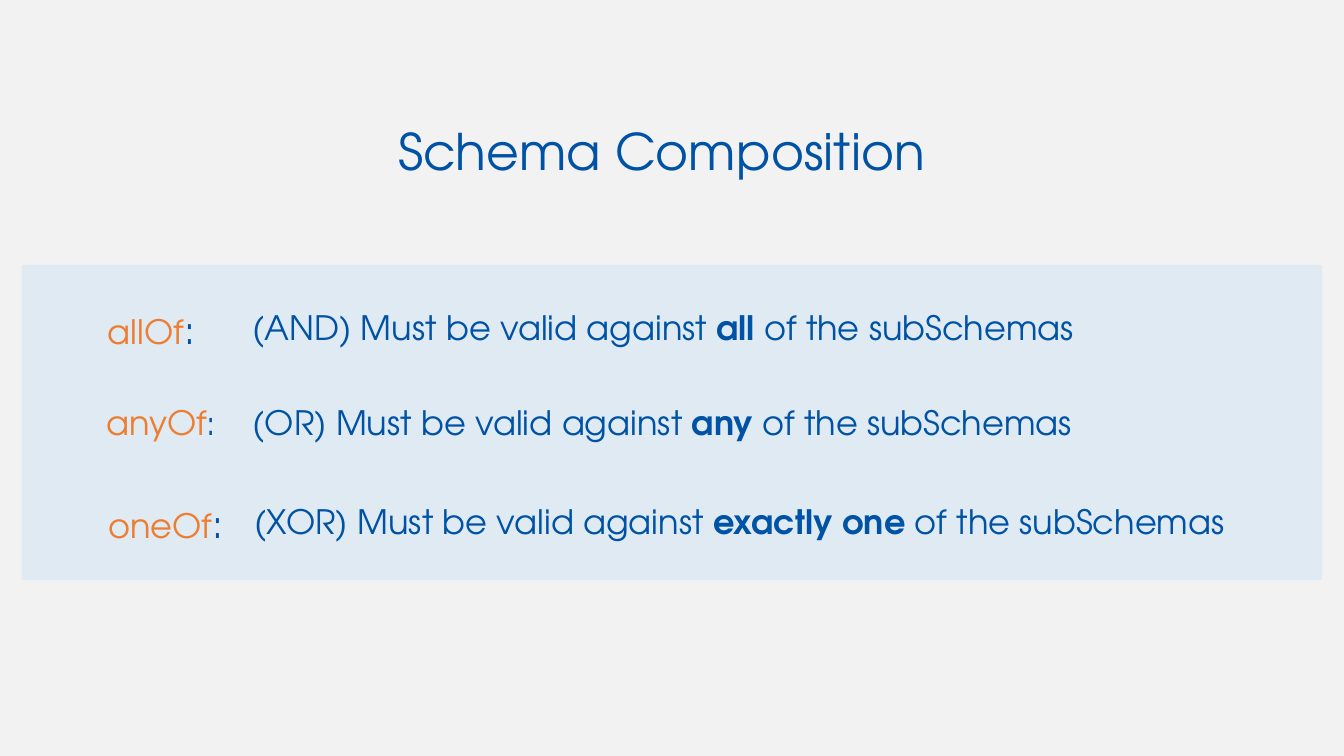
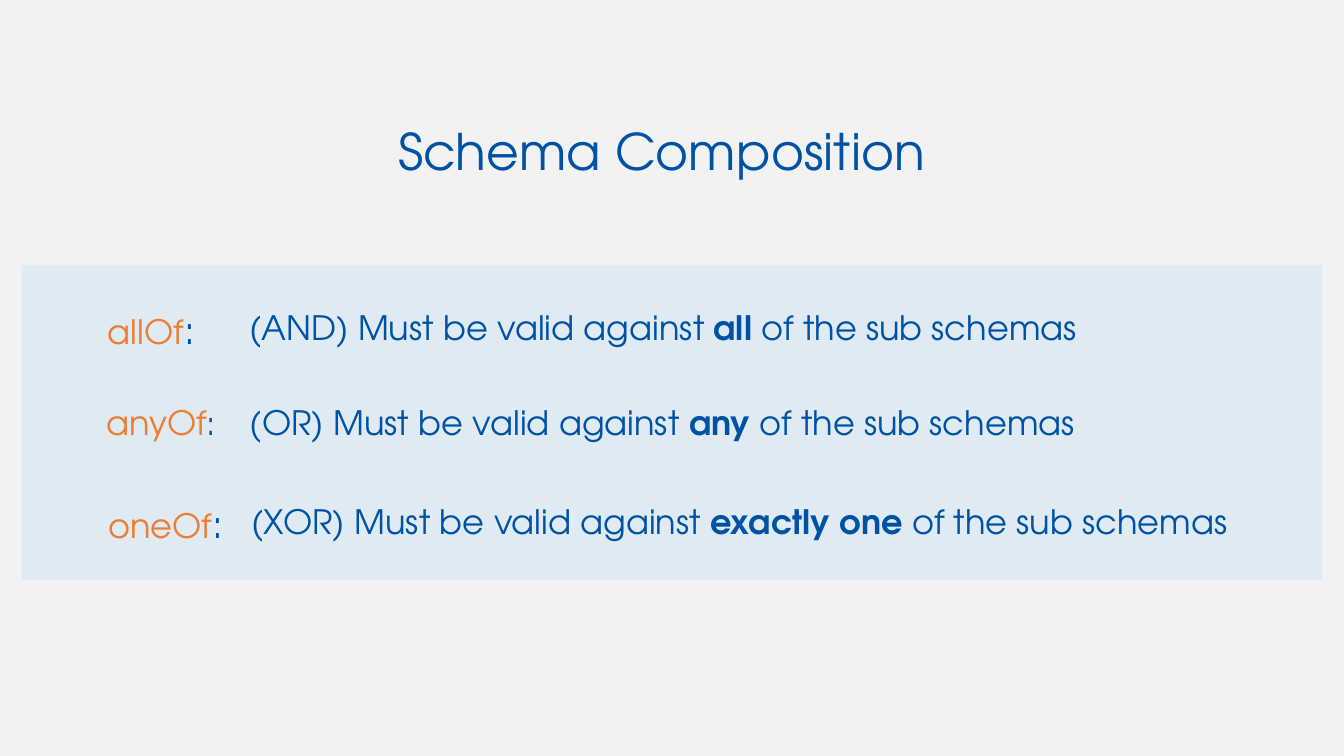
Before and after one commit to w3c/wot-cg, a slide deck: slide 6 of Tutorials/whatiswot/7-JSON_Schema_in_Practice_2/7-JSON_Schema_in_Practice_2.pptx. Drawn at 1344x756 pixels with LibreOffice and Linux fonts; fonts in the diff are those of the drawing. Boxes give left, top, right and bottom in pixels: in the first picture for what was removed or moved away, otherwise in the second. Text is boxed around its words. In the diff, an @@ line names an element or a change of style, - is before the commit and + after.

```diff
--- a/Tutorials/whatiswot/7-JSON_Schema_in_Practice_2/7-JSON_Schema_in_Practice_2.pptx
+++ b/Tutorials/whatiswot/7-JSON_Schema_in_Practice_2/7-JSON_Schema_in_Practice_2.pptx
@@ text at [249, 315, 1077, 348]: text changed @@
-(AND) Must be valid against all of the subSchemas
+(AND) Must be valid against all of the sub schemas
@@ text at [250, 409, 1075, 443]: text changed @@
-(OR) Must be valid against any of the subSchemas
+(OR) Must be valid against any of the sub schemas
@@ text at [252, 508, 1228, 542]: text changed @@
-(XOR) Must be valid against exactly one of the subSchemas
+(XOR) Must be valid against exactly one of the sub schemas
```
Also in this commit, not shown: 2 other files.
